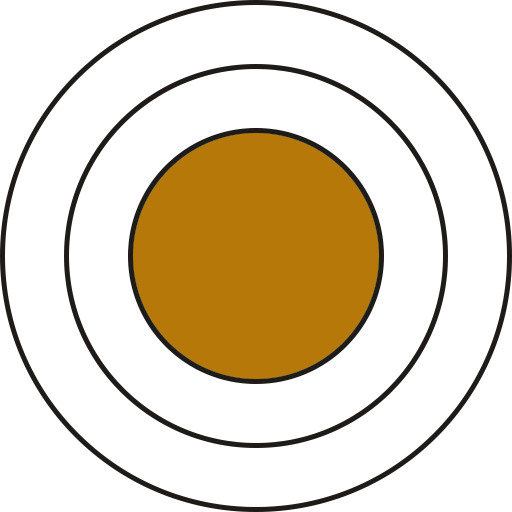
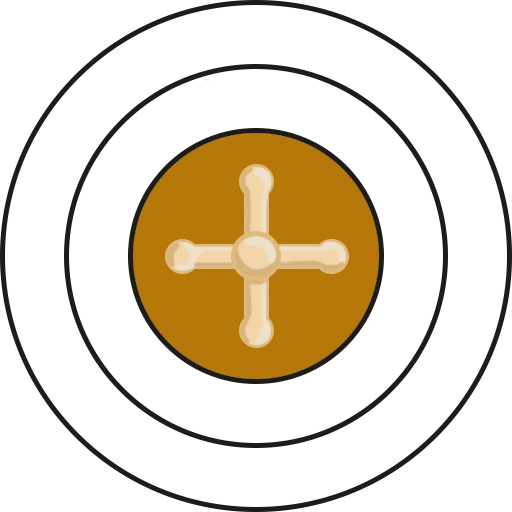
Before/after of a 512x512 layered artwork. What changed in the layer stack:
added layer "Layer 5" above "Ellipse 3" over [left=165, top=166, right=347, bottom=346]
added layer "Ellipse 3" above "Layer 4" over [left=231, top=231, right=281, bottom=281]
added layer "Layer 4" above "Rectangle 1 copy 2" over [left=168, top=79, right=346, bottom=345]
added layer "Rectangle 1 copy 2" above "Ellipse 2" over [left=165, top=164, right=349, bottom=348]
